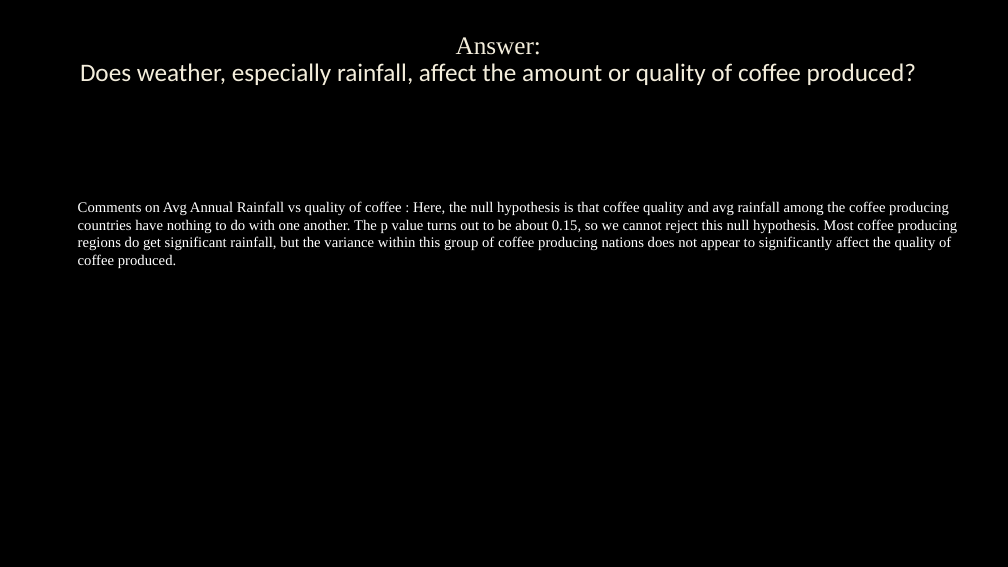
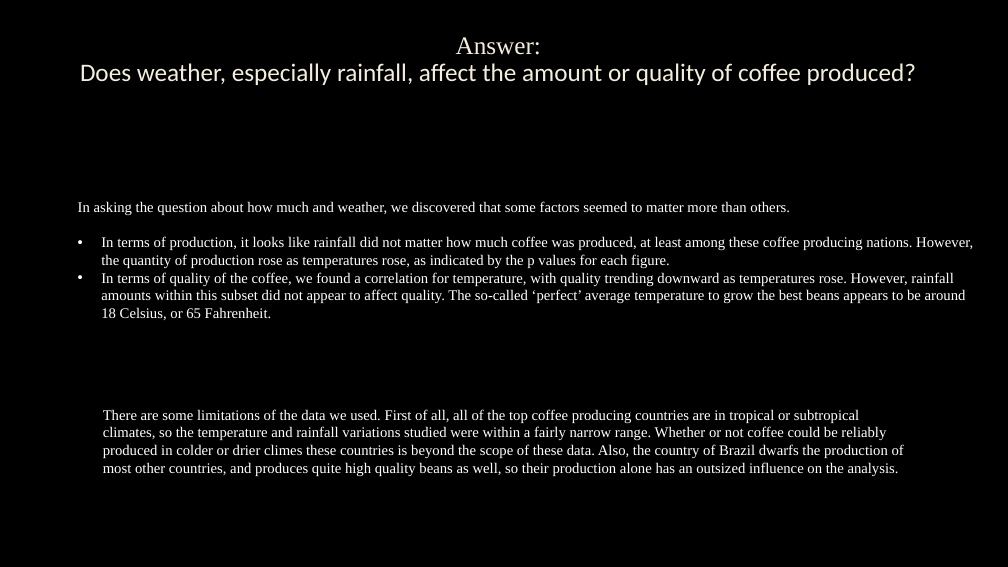
Before and after one commit to colinroberts-data-analytics-portfolio/project1, a slide deck: slide 8 of A Study of Coffee Production.pptx. Drawn at 1008x567 pixels with LibreOffice and Linux fonts; fonts in the diff are those of the drawing; background and template pictures are left out. Boxes give left, top, right and bottom in pixels: in the first picture for what was removed or moved away, otherwise in the second. Text is boxed around its words. In the diff, an @@ line names an element or a change of style, - is before the commit and + after.

Commit message:
Updated presentation

```diff
--- a/A Study of Coffee Production.pptx
+++ b/A Study of Coffee Production.pptx
@@ text at [78, 201, 973, 320]: text changed @@
-Comments on Avg Annual Rainfall vs quality of coffee : Here, the null hypothesis is that coffee quality and avg rainfall among the coffee producing countries have nothing to do with one another. The p value turns out to be about 0.15, so we cannot reject this null hypothesis. Most coffee producing regions do get significant rainfall, but the variance within this group of coffee producing nations does not appear to significantly affect the quality of coffee produced.
+In asking the question about how much and weather, we discovered that some factors seemed to matter more than others.
+• In terms of production, it looks like rainfall did not matter how much coffee was produced, at least among these coffee producing nations. However, the quantity of production rose as temperatures rose, as indicated by the p values for each figure.
+• In terms of quality of the coffee, we found a correlation for temperature, with quality trending downward as temperatures rose. However, rainfall amounts within this subset did not appear to affect quality. The so-called ‘perfect’ average temperature to grow the best beans appears to be around 18 Celsius, or 65 Fahrenheit.
@@ text added at [103, 409, 904, 476], 14 pt, text #FFFFFF @@
+There are some limitations of the data we used. First of all, all of the top coffee producing countries are in tropical or subtropical climates, so the temperature and rainfall variations studied were within a fairly narrow range. Whether or not coffee could be reliably produced in colder or drier climes these countries is beyond the scope of these data. Also, the country of Brazil dwarfs the production of most other countries, and produces quite high quality beans as well, so their production alone has an outsized influence on the analysis.
```
Also in this commit, not shown: 4 other slides changed.
